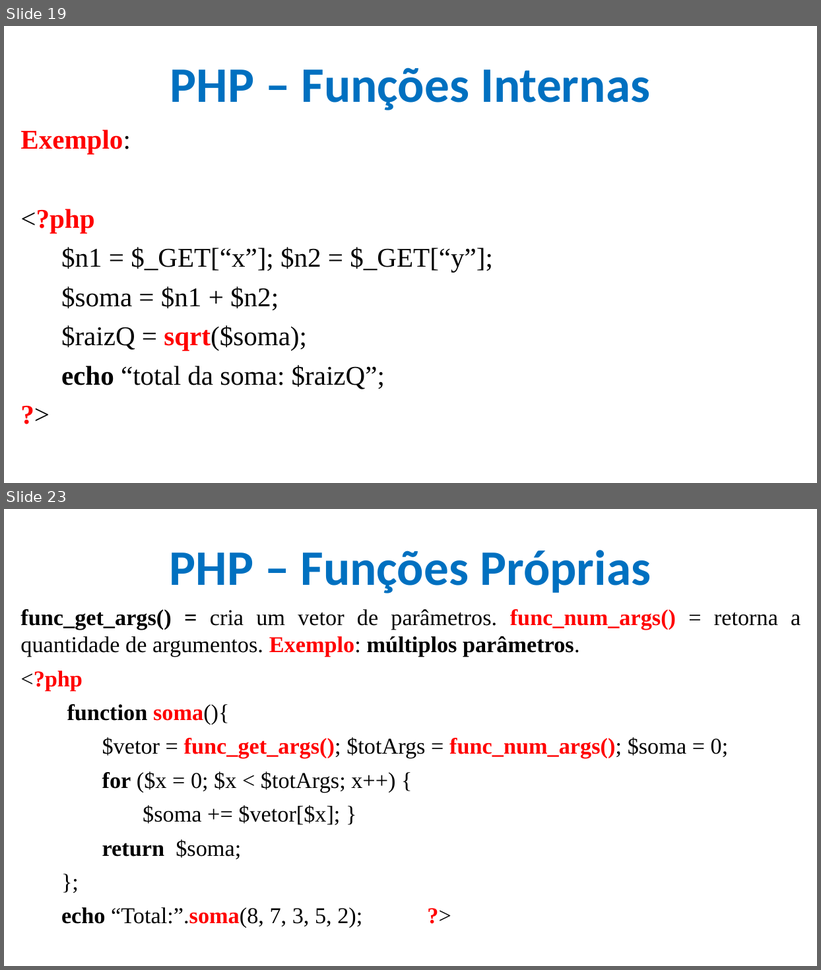
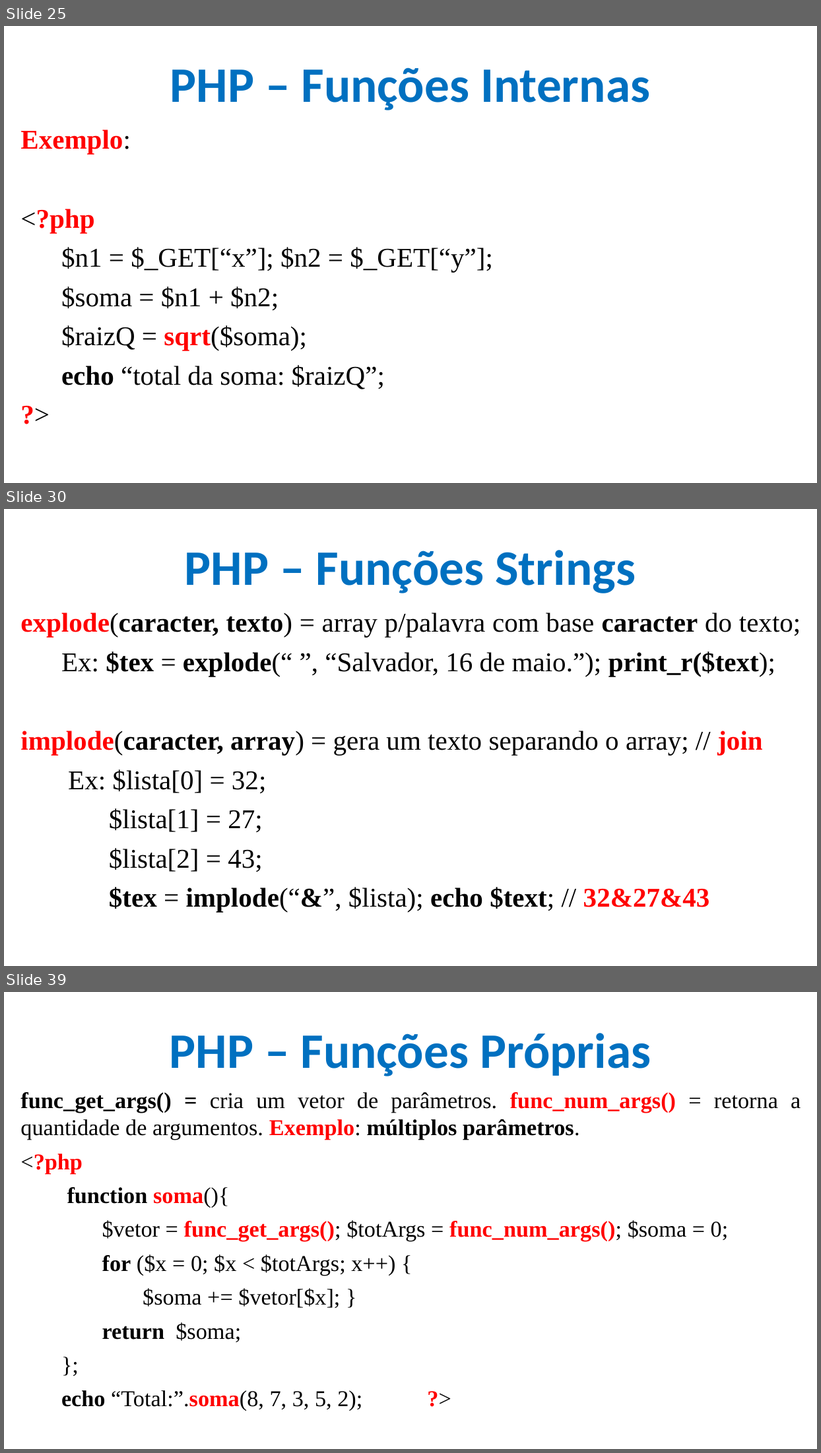
Before and after one commit to CloudEducationBrazil/WydenDesenvolvimentoWebPHP, a slide deck: 01 Classes/Aula 12 e 13 Desenvolvimento Web PHP - PHP.pptx. Shown one above the other, each under a label of ours: slides 19 and 23 before the commit, slides 25, 30 and 39 after it; the slides between them are not shown. The pictures are 821x970 and 821x1453 pixels, drawn with LibreOffice and Linux fonts; fonts in the diff are those of the drawing; background and template pictures are left out. Boxes give left, top, right and bottom in pixels: in the first picture for what was removed or moved away, otherwise in the second. Text is boxed around its words. In the diff, an @@ line names an element or a change of style, - is before the commit and + after.

```diff
--- a/01 Classes/Aula 12 e 13 Desenvolvimento Web PHP - PHP.pptx
+++ b/01 Classes/Aula 12 e 13 Desenvolvimento Web PHP - PHP.pptx
@@ slide 30 added at [4, 509, 817, 966], background picture (left out) @@
@@ title added at [185, 550, 636, 593], 44 pt, text #0070C0, bold @@
+PHP – Funções Strings
@@ text added at [20, 613, 801, 912], 24 pt, text #000000 @@
+explode(caracter, texto) = array p/palavra com base caracter do texto;
+Ex: $tex = explode(“ ”, “Salvador, 16 de maio.”); print_r($text);
+implode(caracter, array) = gera um texto separando o array; // join
+Ex: $lista[0] = 32;
+$lista[1] = 27;
+$lista[2] = 43;
+$tex = implode(“&”, $lista); echo $text; // 32&27&43
@@ what was slide 19 is now slide 25 @@
@@ what was slide 23 is now slide 39 @@
```
Also in this commit, not shown: 6 slides changed, 16 other slides added.
